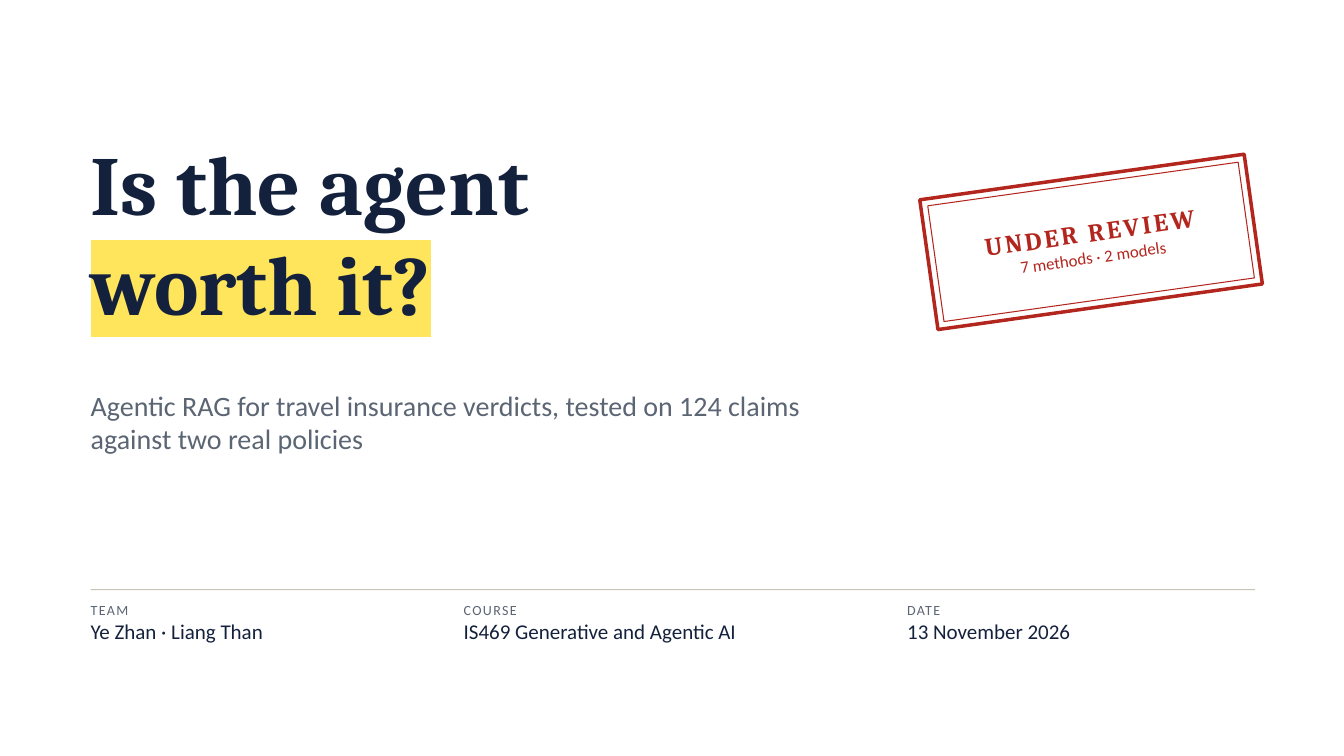
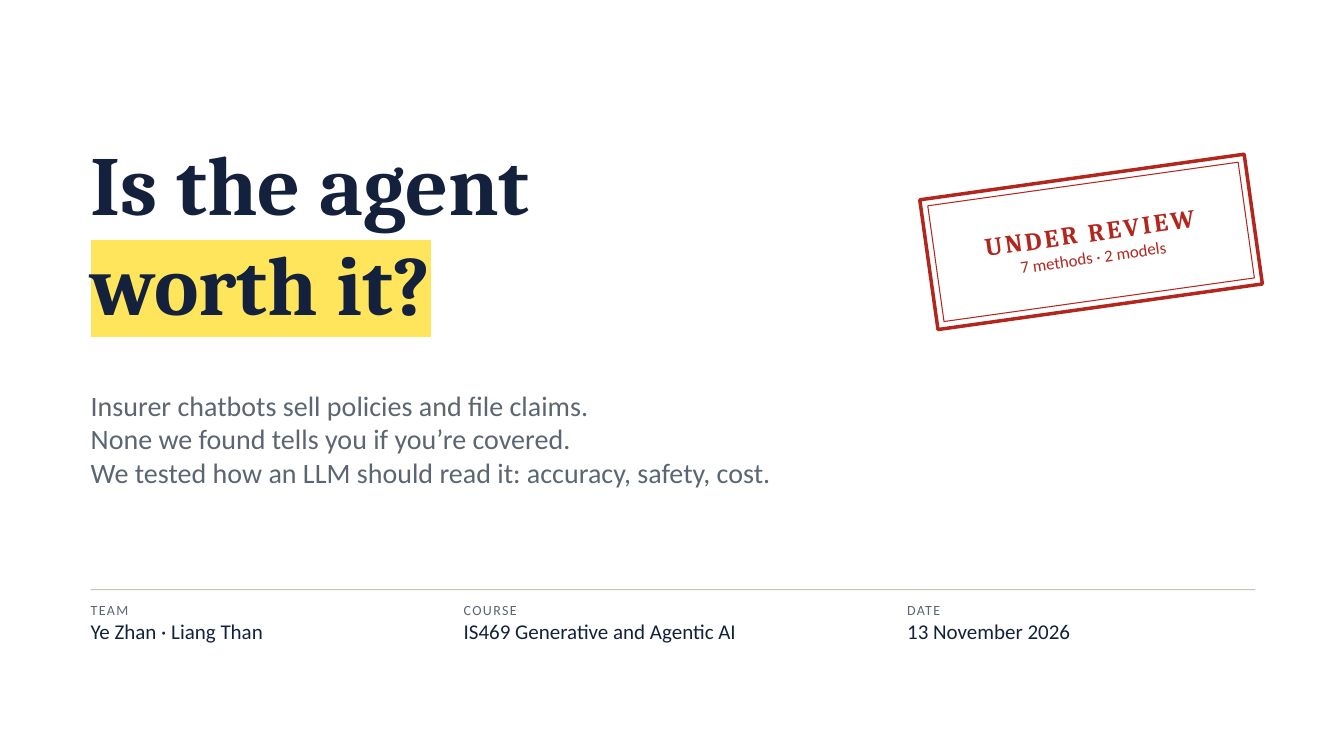
Before and after one commit to yezhan58-oss/insurance_policy_checker-rag, a slide deck: slide 1 of docs/IS469_presentation.pptx. Drawn at 1344x756 pixels with LibreOffice and Linux fonts; fonts in the diff are those of the drawing. Boxes give left, top, right and bottom in pixels: in the first picture for what was removed or moved away, otherwise in the second. Text is boxed around its words. In the diff, an @@ line names an element or a change of style, - is before the commit and + after.

Commit message:
Opening: why it matters (no insurer chatbot we found tells you if you're covered) on slide 1 and in the script

```diff
--- a/docs/IS469_presentation.pptx
+++ b/docs/IS469_presentation.pptx
@@ text at [91,396,771,488]: text changed @@
-Agentic RAG for travel insurance verdicts, tested on 124 claims against two real policies
+Insurer chatbots sell policies and file claims.
+None we found tells you if you’re covered.
+We tested how an LLM should read it: accuracy, safety, cost.
```
Also in this commit, not shown: 1 other file.
